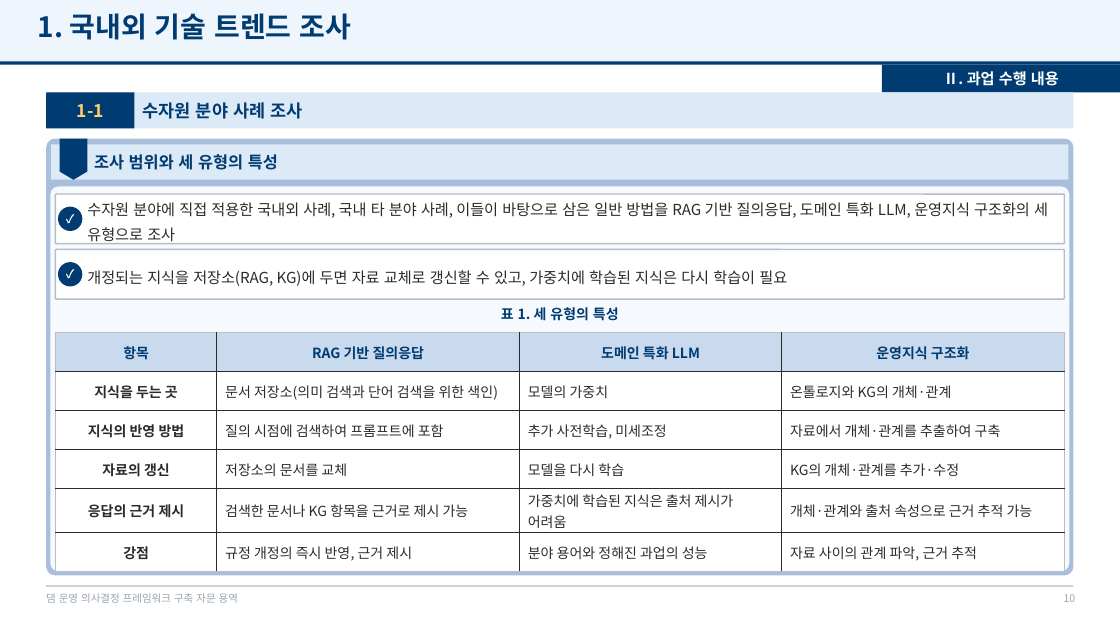
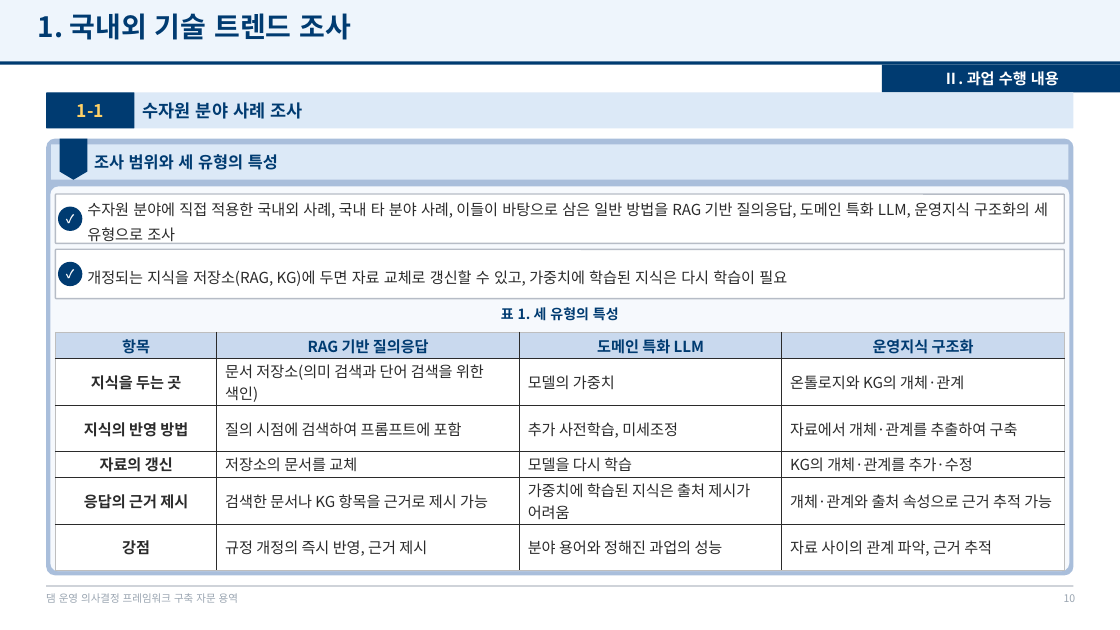
Before and after one commit to mkm1119/KGRAG-LLM, a slide deck: slide 10 of project_khnp/2026.12.09_최종보고회_발표자료_초안.pptx. Drawn at 1120x630 pixels with LibreOffice and Linux fonts; fonts in the diff are those of the drawing; background and template pictures are left out. Boxes give left, top, right and bottom in pixels: in the first picture for what was removed or moved away, otherwise in the second. Text is boxed around its words. In the diff, an @@ line names an element or a change of style, - is before the commit and + after.

```diff
--- a/project_khnp/2026.12.09_최종보고회_발표자료_초안.pptx
+++ b/project_khnp/2026.12.09_최종보고회_발표자료_초안.pptx
@@ table at (x1=55, y1=333, x2=1064, y2=567) @@
@@ size 12 to 13 pt @@
```
Also in this commit, not shown: 17 other slides changed, 4 slides added, 2 other files.
